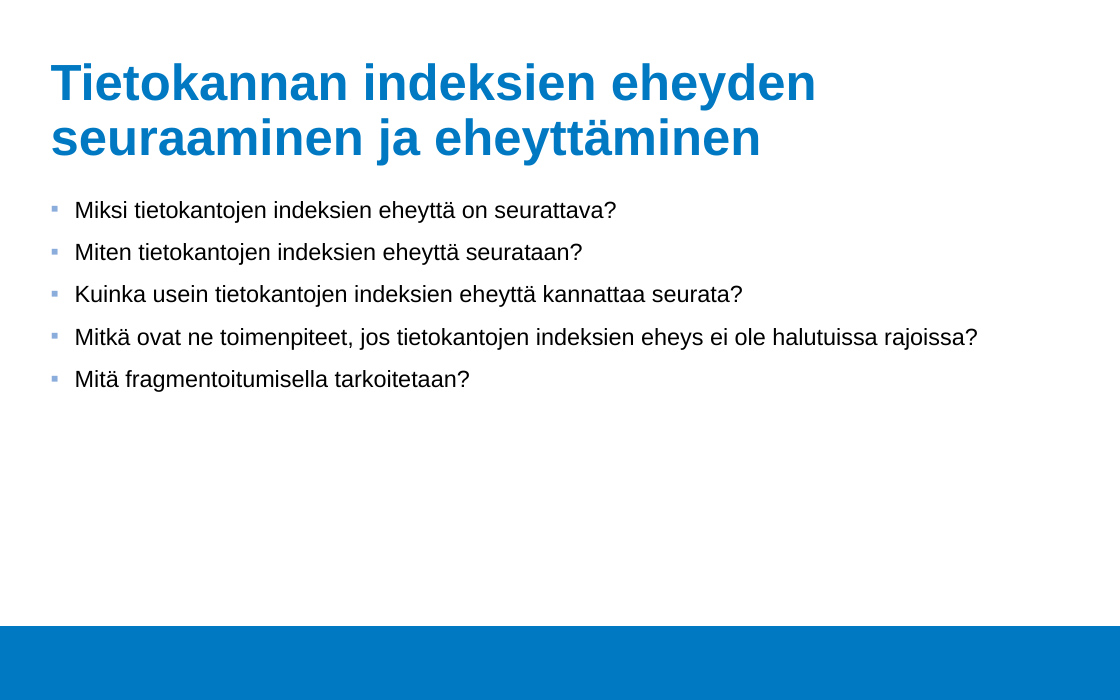
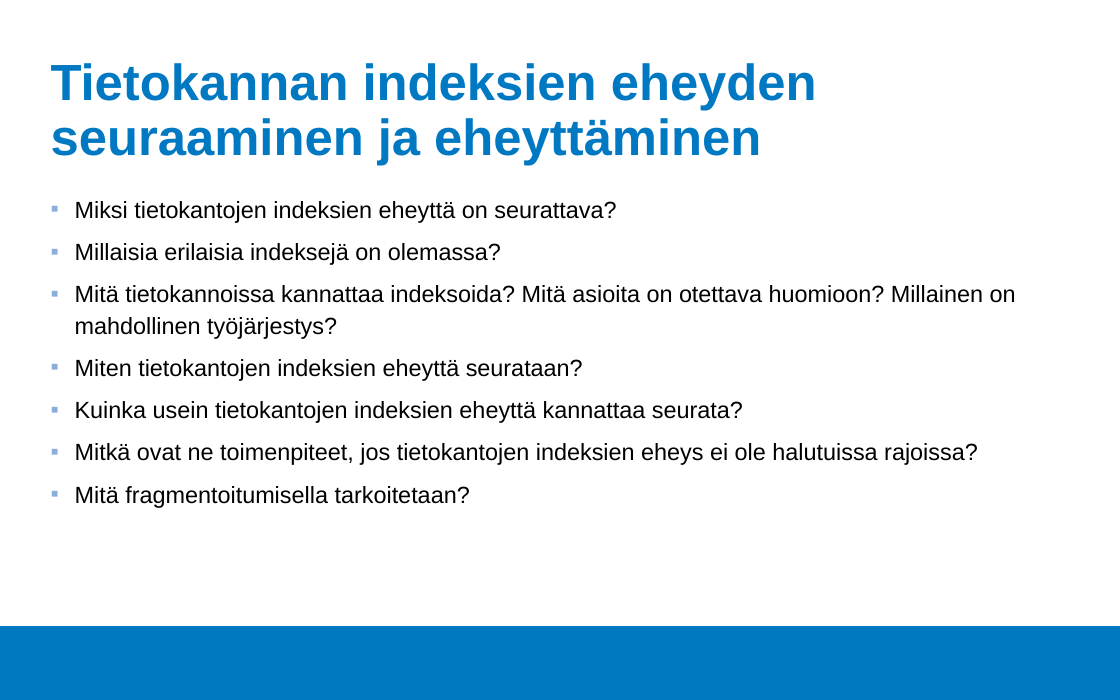
Before and after one commit to Tietokantahallinta/Tietokantahallinta.github.io, a slide deck: slide 2 of luennot/viikko05/Luentokalvot_05.odp. Drawn at 1120x700 pixels with LibreOffice and Linux fonts; fonts in the diff are those of the drawing; background and template pictures are left out. Boxes give left, top, right and bottom in pixels: in the first picture for what was removed or moved away, otherwise in the second. Text is boxed around its words. In the diff, an @@ line names an element or a change of style, - is before the commit and + after.

```diff
--- a/luennot/viikko05/Luentokalvot_05.odp
+++ b/luennot/viikko05/Luentokalvot_05.odp
@@ text at <box>75,243,1016,339</box>: paragraphs added @@
+▪ Millaisia erilaisia indeksejä on olemassa?
+▪ Mitä tietokannoissa kannattaa indeksoida? Mitä asioita on otettava huomioon? Millainen on mahdollinen työjärjestys?
```
Also in this commit, not shown: 3 other slides changed, 2 slides added, 1 slide removed, 10 other files.
